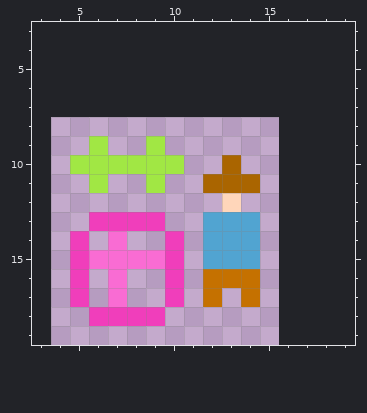
File history of a pixel-art sprite, Assets/Effects/SandPiercingLarge.png. The first picture shows the starting point.
The file is 12x12 pixels. Shown: x 3..19, y 3..19. The old version is drawn lined up with the new one, on the new canvas.
Now the later version:
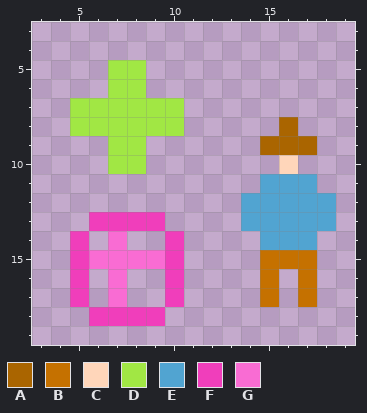
Palette (. is transparent): A #aa6500  B #c57100  C #ffd6ba  D #a1e744  E #51a4d1  F #f03ebb  G #f96cd3
Edits made:
canvas 12x12 -> 24x24, the old top-left corner now at 4,8
y 5..6: x 7..8 .. -> DD
y 7: x 5..10 ...... -> DDDDDD
y 8: x 5..10 ...... -> DDDDDD; x 16 . -> A
y 9: x 6..9 D..D -> .DD.; x 15..17 ... -> AAA
y 10: x 5..6 DD -> ..; x 9..10 DD -> ..; x 13 A -> .; x 16 . -> C
y 11: x 6 D -> .; x 9 D -> .; x 12..17 AAA... -> ...EEE
y 12: x 13..18 C..... -> .EEEEE
y 13: x 12..13 EE -> ..; x 15..18 .... -> EEEE
y 14: x 12..17 EEE... -> ...EEE
y 15: x 12..17 EEE... -> ...BBB
y 16: x 12..15 BBB. -> ...B; x 17 . -> B
y 17: x 12 B -> .; x 14..15 B. -> .B; x 17 . -> B
Changed places in both pictures, as pixel boxes (x1, y1, x2, y2):
changed: (70, 60, 336, 307)
